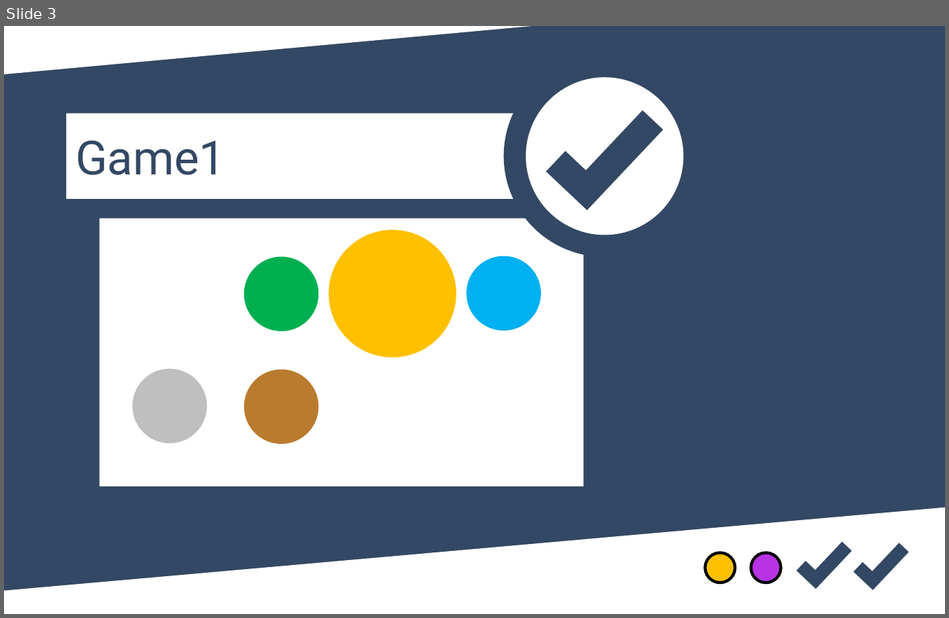
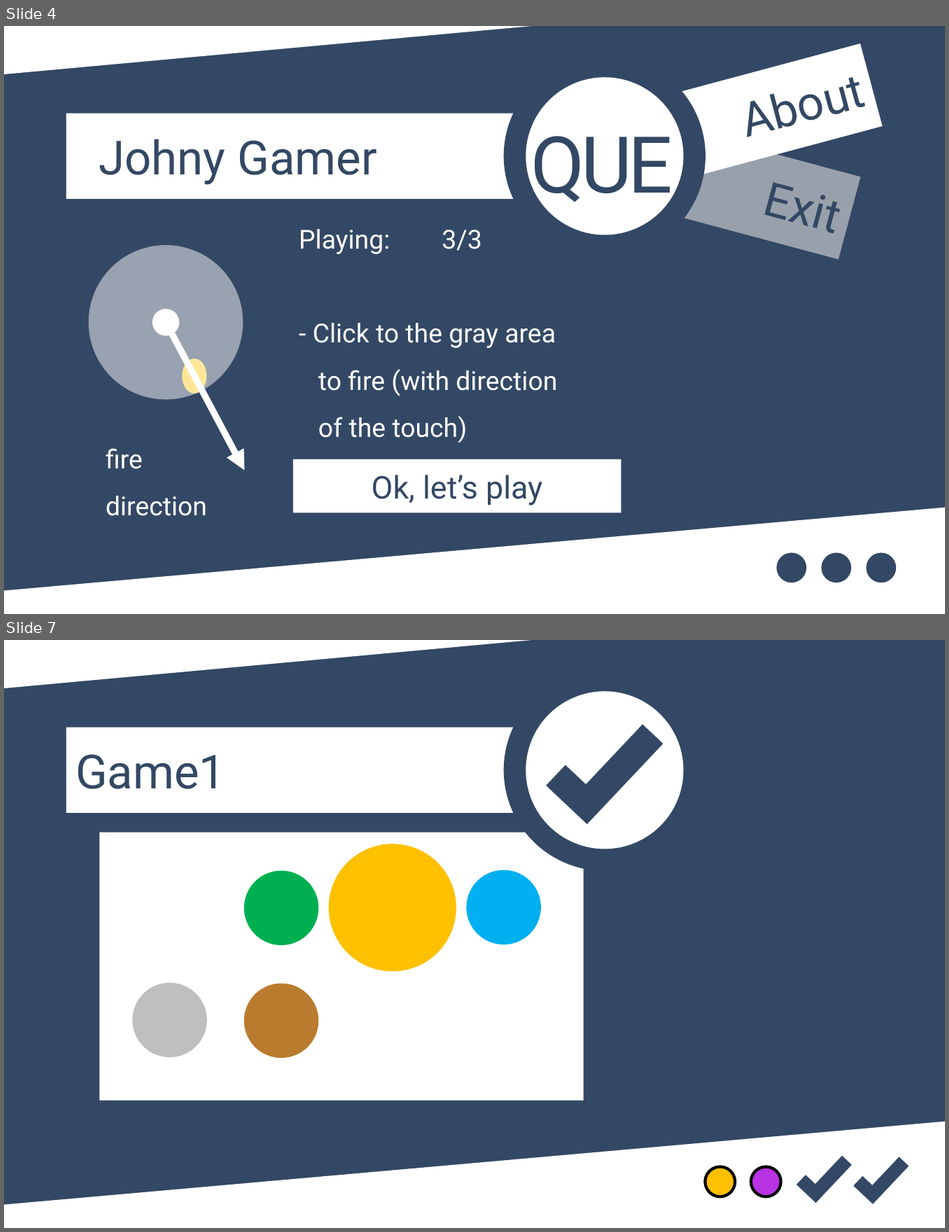
Before and after one commit to marekfoltyn/InteractiveGame, a slide deck: docs & design/ideas/controller_ideas.pptx. Shown one above the other, each under a label of ours: slide 3 before the commit, slides 4 and 7 after it; the slides between them are not shown. The pictures are 949x618 and 949x1232 pixels, drawn with LibreOffice and Linux fonts; fonts in the diff are those of the drawing. Boxes give left, top, right and bottom in pixels: in the first picture for what was removed or moved away, otherwise in the second. Text is boxed around its words. In the diff, an @@ line names an element or a change of style, - is before the commit and + after.

```diff
--- a/docs & design/ideas/controller_ideas.pptx
+++ b/docs & design/ideas/controller_ideas.pptx
@@ slide 4 added at (4, 26, 945, 614), background #334864 @@
@@ triangle added at (4, 26, 532, 74), fill #FFFFFF @@
@@ rectangle added at (648, 44, 882, 183), fill #FFFFFF, 36 pt, text #334864 @@
+About
@@ ellipse added at (504, 55, 705, 256), fill #334864 @@
@@ ellipse added at (526, 78, 684, 236), fill #FFFFFF @@
@@ rectangle added at (66, 114, 556, 199), fill #FFFFFF, 36 pt, text #334864 @@
+Johny Gamer
@@ text added at (531, 120, 672, 212), 60 pt, text #334864 @@
+QUE
@@ rectangle added at (642, 125, 860, 260), fill #D9D9D9 at 61% opacity, 36 pt, text #334864 @@
+Exit
@@ text added at (299, 229, 557, 443), 20 pt, text #FFFFFF @@
+Playing: 3/3
+- Click to the gray area
+to fire (with direction
+of the touch)
@@ ellipse added at (89, 245, 243, 400), fill #98A2B0 @@
@@ ellipse added at (152, 310, 180, 337), fill #FFFFFF @@
@@ arrow added from (166, 322) to (245, 470), #FFFFFF 5 pt @@
@@ ellipse added at (182, 358, 206, 393), fill #FFE699 @@
@@ text added at (106, 448, 207, 516), 20 pt, text #FFFFFF @@
+fire
+direction
@@ rectangle added at (293, 460, 621, 513), fill #FFFFFF, 24 pt, text #334864 @@
+Ok, let’s play
@@ freeform shape added at (4, 507, 944, 613), fill #FFFFFF @@
@@ ellipse added at (776, 553, 806, 583), fill #334864 @@
@@ ellipse added at (822, 553, 852, 583), fill #334864 @@
@@ ellipse added at (866, 553, 896, 583), fill #334864 @@
@@ what was slide 3 is now slide 7 @@
```
Also in this commit, not shown: 2 slides changed, 4 other slides added, 1 slide removed, 2 other files.
